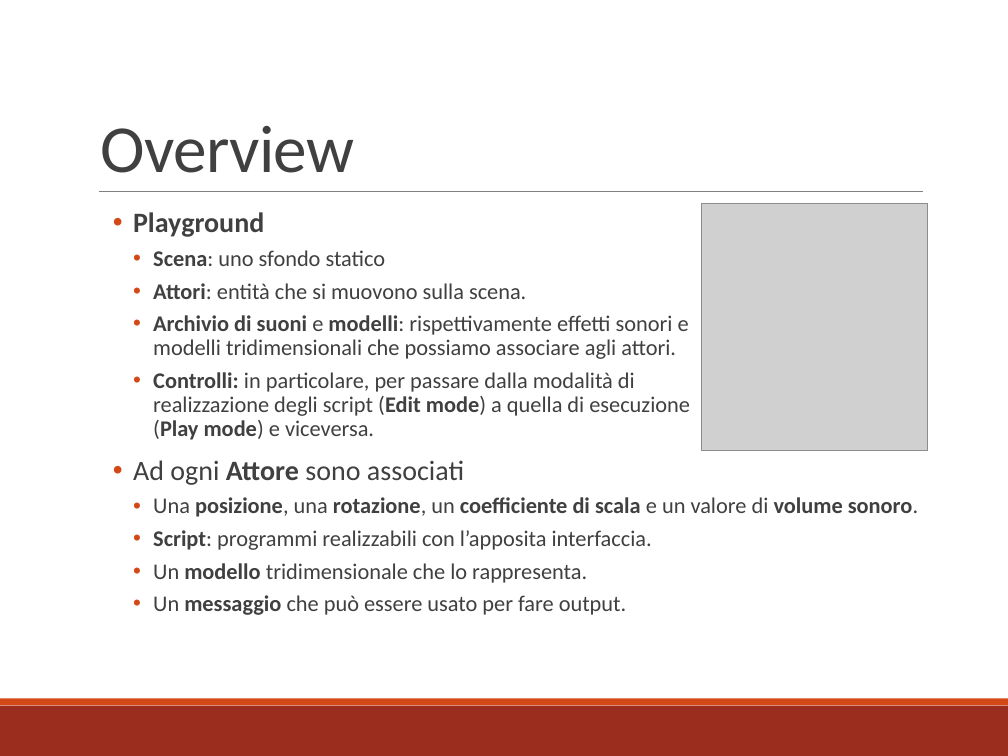
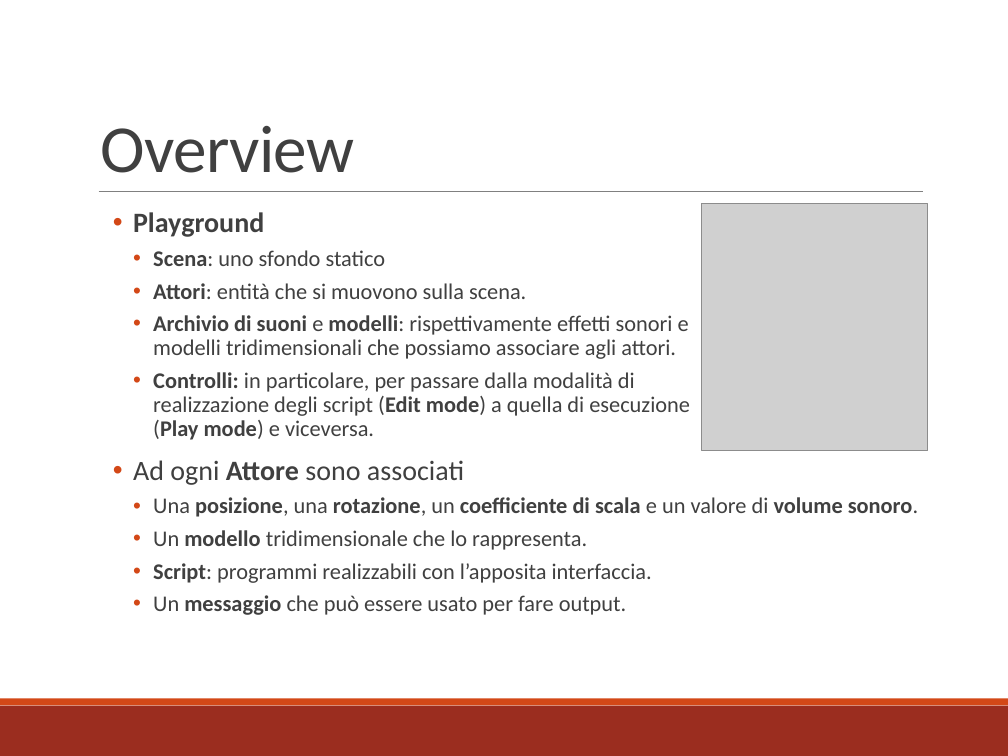
Before and after one commit to mbosc/scartch, a slide deck: slide 4 of Presentazione.pptx. Drawn at 1008x756 pixels with LibreOffice and Linux fonts; fonts in the diff are those of the drawing; grey boxes stand for pictures. Boxes give left, top, right and bottom in pixels: in the first picture for what was removed or moved away, otherwise in the second. Text is boxed around its words. In the diff, an @@ line names an element or a change of style, - is before the commit and + after.

```diff
--- a/Presentazione.pptx
+++ b/Presentazione.pptx
@@ text at box(153, 530, 587, 550): paragraph added @@
+    • Un modello tridimensionale che lo rappresenta.
@@ text at box(153, 563, 587, 583): paragraph removed @@
-    • Un modello tridimensionale che lo rappresenta.
```
Also in this commit, not shown: 1 other slide changed, 1 slide removed.
